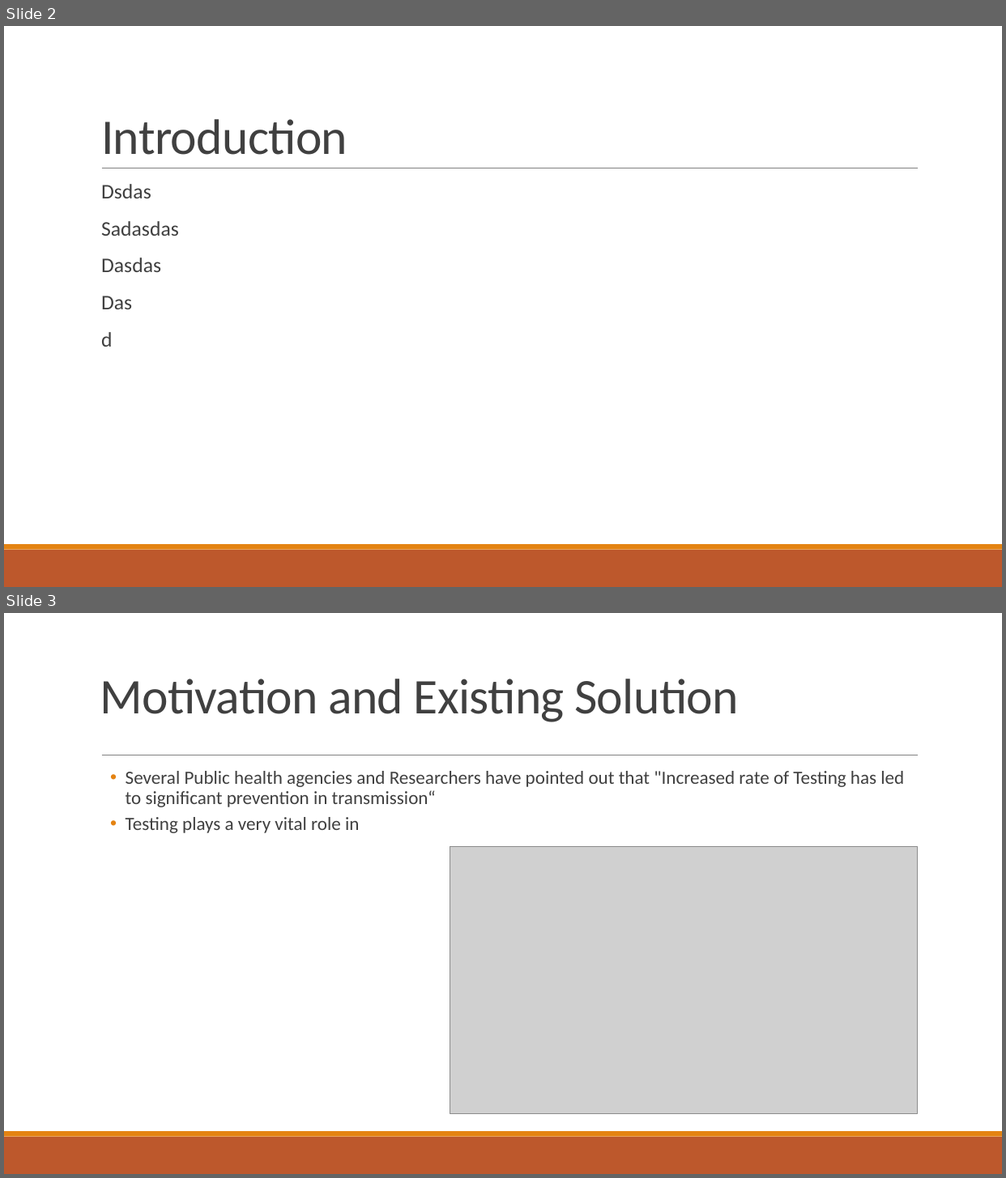
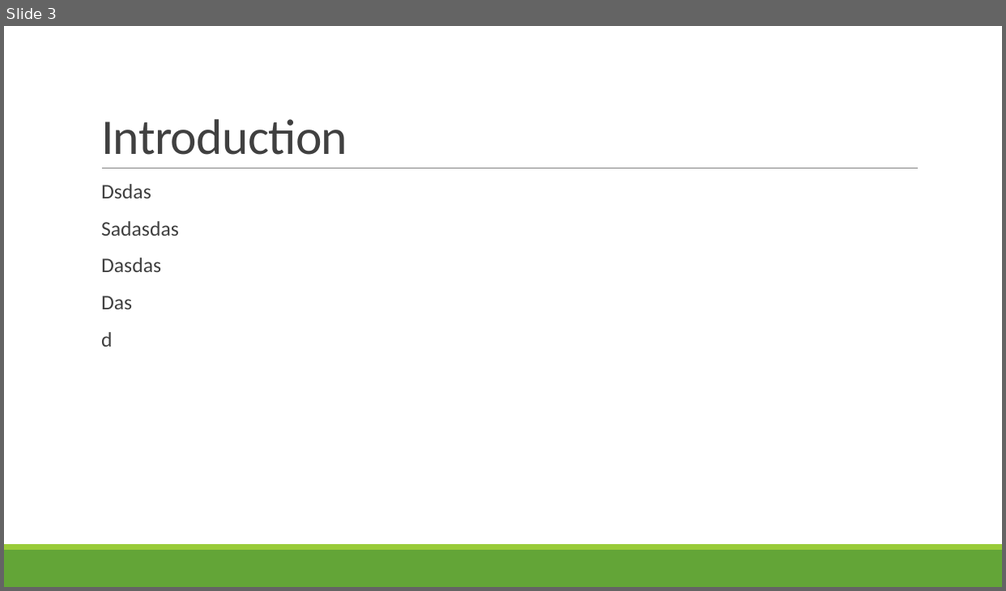
Before and after one commit to HimanshuKGP007/COV_Project, a slide deck: BTP_Files/PPT/BTP Presentation.pptx. Shown one above the other, each under a label of ours: slides 2 and 3 before the commit, slide 3 after it. The pictures are 1006x1178 and 1006x591 pixels, drawn with LibreOffice and Linux fonts; fonts in the diff are those of the drawing; grey boxes stand for pictures. Boxes give left, top, right and bottom in pixels: in the first picture for what was removed or moved away, otherwise in the second. Text is boxed around its words. In the diff, an @@ line names an element or a change of style, - is before the commit and + after.

```diff
--- a/BTP_Files/PPT/BTP Presentation.pptx
+++ b/BTP_Files/PPT/BTP Presentation.pptx
@@ slide 3 removed at box(4, 613, 1002, 1174), background #FFFFFF; not listed: 3 template elements that a slide beside it also shows @@
@@ title removed at box(100, 679, 738, 722) @@
-Motivation and Existing Solution
@@ text removed at box(126, 771, 904, 833) @@
-  • Several Public health agencies and Researchers have pointed out that "Increased rate of Testing has led to significant prevention in transmission“
-  • Testing plays a very vital role in
@@ picture removed at box(450, 847, 918, 1114) @@
@@ what was slide 2 is now slide 3 @@
@@ slide 3 changed as well @@
@@ rectangle at box(4, 550, 1002, 587): fill #BD582C to #63A537 @@
@@ rectangle at box(4, 544, 1002, 550): fill #E48312 to #99CB38 @@
```
Also in this commit, not shown: 2 other slides changed, 2 slides added, 1 other file.
